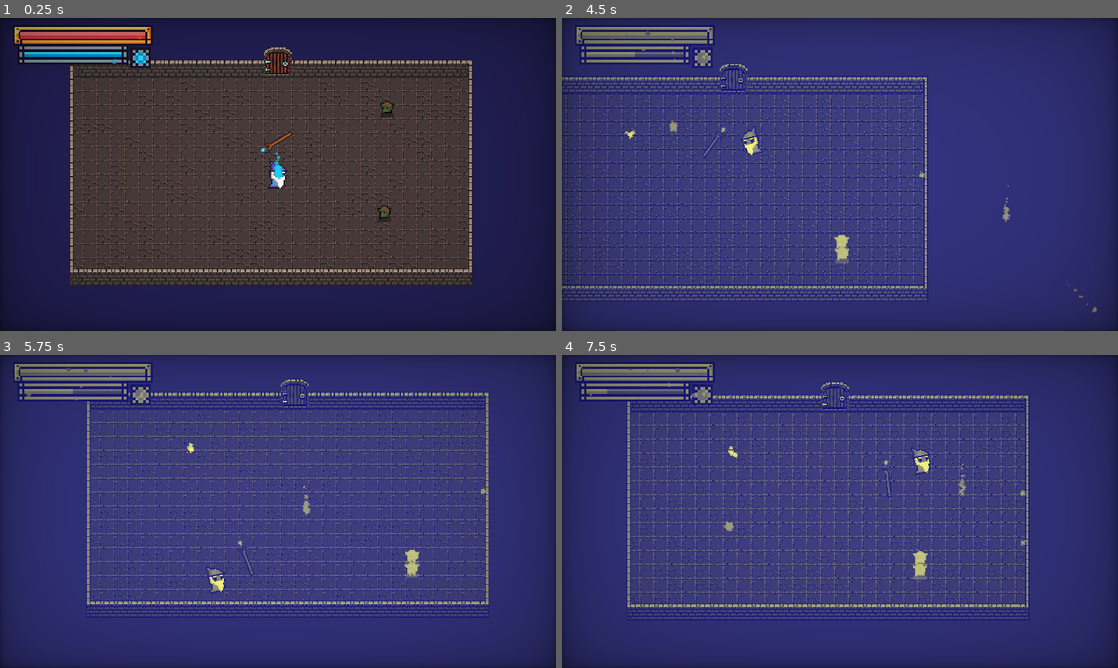
Above: before the commit, frames 1-4 (two rows, left to right).
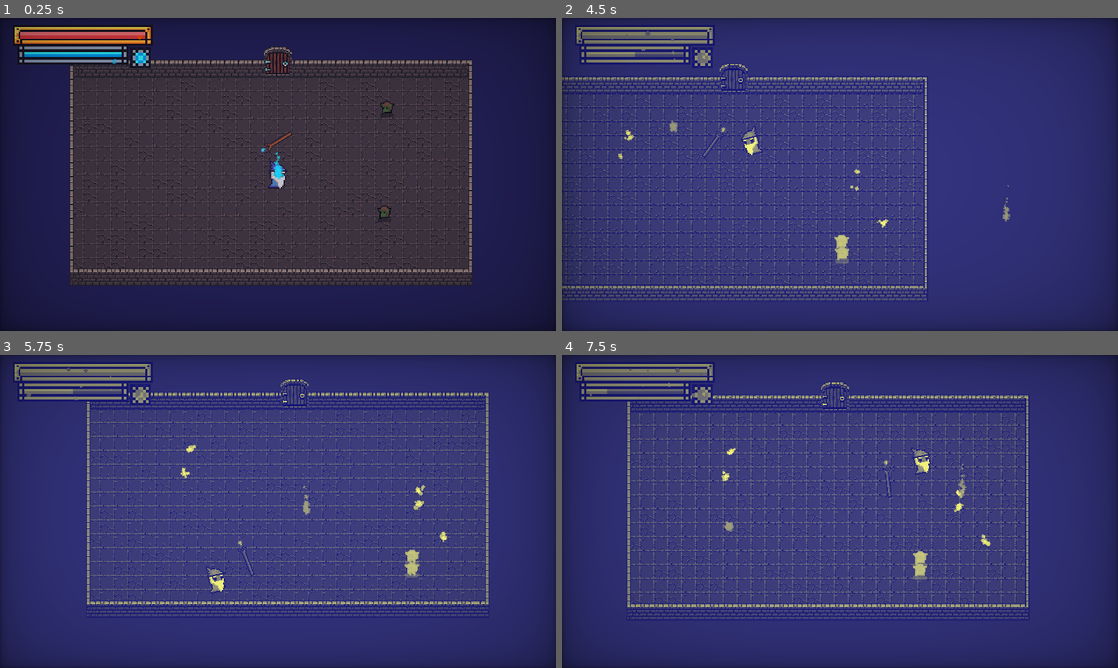
Above: after the commit, the same moments.

Repository: SasVel/WhimsicalLilMagicMan
Game: Godot game, scene res://World/Main.tscn
Same seed, same stepped clock (60 frames per second), same inputs: the game is played once before the commit and once after it.
Inputs (mouse positions are in pixels of both pictures, inside the frame that each line leads up to):
- Up to frame 1 (0.25 s): no input
- Up to frame 2 (4.5 s): move the mouse to (962, 158) at 0.52 s; hold Right (ui_right) 0.53-1.28 s; click (962, 158) at 0.6 s; move the mouse to (728, 190) at 1.27 s; hold Down (ui_down) 1.28-2.03 s; tap Space (world_change) at 1.35, 2.85, 4.35 s; move the mouse to (895, 105) at 2.02 s; hold Right (ui_right) 2.03-2.78 s; click (895, 105) at 2.1 s; move the mouse to (812, 237) at 2.77 s; hold Up (ui_up) 2.78-3.53 s; move the mouse to (1006, 221) at 3.52 s; hold Left (ui_left) from 3.53 s (still down); click (1006, 221) at 3.6 s; move the mouse to (673, 127) at 4.27 s
- Up to frame 3 (5.75 s): move the mouse to (305, 511) at 5.02 s; release Left (ui_left) at 5.03 s; hold Down (ui_down) from 5.03 s (still down); click (305, 511) at 5.1 s
- Up to frame 4 (7.5 s): move the mouse to (756, 433) at 5.77 s; release Down (ui_down) at 5.78 s; hold Right (ui_right) 5.78-6.53 s; tap Space (world_change) at 5.85, 7.35 s; move the mouse to (962, 495) at 6.52 s; hold Up (ui_up) 6.53-7.28 s; click (962, 495) at 6.6 s; move the mouse to (728, 527) at 7.27 s; hold Right (ui_right) from 7.28 s (still down)

The runs differ from the first frame. In frame 1, 1.7% of the frame differs, in the area x 12-85%, y 9-82%; in frame 2, 0.1%; in frame 3, 0.2%; in frame 4, 0.2%.

Commit message:
collisions fixed + pickups logic

Diff:
--- a/MagicBullet/MagicBullet.gd
+++ b/MagicBullet/MagicBullet.gd
@@ -13,5 +13,5 @@
 	move_and_slide()
 
 
-func _on_hurt_box_area_entered(area):
+func _on_hurt_box_body_entered(body):
 	queue_free()
--- a/MagicBullet/MagicBullet.tscn
+++ b/MagicBullet/MagicBullet.tscn
@@ -70,7 +70,7 @@
 [node name="CollisionShape2D" parent="HurtBox" index="0"]
 shape = SubResource("CircleShape2D_ubrv5")
 
-[connection signal="area_entered" from="HurtBox" to="." method="_on_hurt_box_area_entered"]
+[connection signal="body_entered" from="HurtBox" to="." method="_on_hurt_box_body_entered"]
 
 [editable path="HitBox"]
 [editable path="HurtBox"]
--- a/Player/Movement.gd
+++ b/Player/Movement.gd
@@ -84,7 +84,7 @@
 func _on_hurt_box_area_entered(area):
 	PlayerStats.health -= area.damage
 	var enemy = area.get_parent()
-	enemy.apply_central_impulse(Vector2())
+	enemy.apply_central_impulse(Vector2(enemy.directionToPlayer * -1 * 800))
 
 func on_no_health():
 	queue_free()
--- a/World/Main.tscn
+++ b/World/Main.tscn
@@ -15,6 +15,7 @@
 environment = ExtResource("1_shwuh")
 
 [node name="StartRoom" parent="." instance=ExtResource("3_gjgy4")]
+script = null
 
 [node name="Player" parent="." instance=ExtResource("2_hyuqm")]
 position = Vector2(336, 208)
@@ -34,4 +35,3 @@
 
 [node name="ManaPickup" parent="." instance=ExtResource("7_b1n6y")]
 position = Vector2(216, 143)
-collision_priority = 5.0
--- a/World/Pickups/ManaPickup.gd
+++ b/World/Pickups/ManaPickup.gd
@@ -1,4 +1,5 @@
 extends Area2D
+class_name ManaPickup
 
 @export var mana_on_pickup = 30
 
@@ -15,6 +16,6 @@
 		self.monitoring = false
 		self.visible = false
 
-func _on_area_entered(area):
+func _on_body_entered(body):
 	PlayerStats.mana += mana_on_pickup
 	queue_free()
--- a/World/Pickups/ManaPickup.tscn
+++ b/World/Pickups/ManaPickup.tscn
@@ -32,14 +32,14 @@
 
 [node name="ManaPickup" type="Area2D"]
 collision_layer = 128
-collision_mask = 2
+collision_mask = 258
 script = ExtResource("1_hibpm")
 
 [node name="ParticleEffect" parent="." instance=ExtResource("1_gxujg")]
 amount = 15
-process_material = SubResource("ParticleProcessMaterial_l2vwo")
+process_material = SubResource("ParticleProcessMaterial_qsvnr")
 
 [node name="CollisionShape2D" type="CollisionShape2D" parent="."]
 shape = SubResource("CircleShape2D_ga37f")
 
-[connection signal="area_entered" from="." to="." method="_on_area_entered"]
+[connection signal="body_entered" from="." to="." method="_on_body_entered"]
--- /dev/null
+++ b/World/Pickups/PickupsSpawner.gd
@@ -0,0 +1,21 @@
+extends Node2D
+
+@onready var ManaPickup = preload("res://World/Pickups/ManaPickup.tscn")
+@onready var spawnArea = $SpawnArea
+@onready var spawnShape = $SpawnArea/CollisionShape2D
+@export var pickupCount = 5
+
+func _on_pickups_timer_timeout():
+	var pickups = spawnArea.get_overlapping_areas()
+	var spawnSize = spawnShape.shape.size
+
+	if pickups.size() < pickupCount:
+		var randGlPosInShape = get_random_global_vec_in_size(spawnShape.global_position, spawnSize)
+		var manaPickup = ManaPickup.instantiate()
+		manaPickup.global_position = randGlPosInShape
+		get_tree().get_root().add_child(manaPickup)
+
+func get_random_global_vec_in_size(shapePos, shapeSize):
+	var randVec = Vector2(randi_range(0, shapeSize.x), randi_range(0, shapeSize.y))
+	var randGlPosInShape = shapePos / 2 + randVec
+	return randGlPosInShape
--- /dev/null
+++ b/World/Pickups/PickupsSpawner.tscn
@@ -0,0 +1,17 @@
+[gd_scene load_steps=2 format=3 uid="uid://5g1ftmb6gpuc"]
+
+[ext_resource type="Script" path="res://World/Pickups/PickupsSpawner.gd" id="1_bgs5c"]
+
+[node name="PickupsSpawner" type="Node2D"]
+script = ExtResource("1_bgs5c")
+
+[node name="PickupsTimer" type="Timer" parent="."]
+autostart = true
+
+[node name="SpawnArea" type="Area2D" parent="."]
+collision_layer = 256
+collision_mask = 128
+
+[node name="CollisionShape2D" type="CollisionShape2D" parent="SpawnArea"]
+
+[connection signal="timeout" from="PickupsTimer" to="." method="_on_pickups_timer_timeout"]
--- a/World/Rooms/RoomFog.gd
+++ b/World/Rooms/RoomFog.gd
@@ -1,17 +1,17 @@
 extends ColorRect
 
-var clearFog = false
+var clearFog = true
 
 func _process(delta):
 	if clearFog:
 		if self.color.a > 0:
 			clear_fog()
 	else:
-		if self.color.a < 255:
+		if self.color.a < 1:
 			bring_fog()
 
 func clear_fog():
-	self.color.a -= 10
+	self.color.a -= 0.05
 
 func bring_fog():
-	self.color.a += 10
+	self.color.a += 0.05
--- /dev/null
+++ b/World/Rooms/RoomTemplate.gd
@@ -0,0 +1 @@
+extends Node2D
--- a/World/Rooms/RoomTemplate.tscn
+++ b/World/Rooms/RoomTemplate.tscn
@@ -1,12 +1,23 @@
-[gd_scene load_steps=3 format=3 uid="uid://cr45a0txntyhl"]
+[gd_scene load_steps=5 format=3 uid="uid://cr45a0txntyhl"]
 
 [ext_resource type="PackedScene" uid="uid://cw0kpwwysqsv4" path="res://World/Rooms/RoomFog.tscn" id="1_3b8nn"]
+[ext_resource type="Script" path="res://World/Rooms/RoomTemplate.gd" id="1_n05fl"]
 [ext_resource type="PackedScene" uid="uid://cxx55nxd0bxfl" path="res://World/Tiles/RoomTiles.tscn" id="1_xhcmm"]
+[ext_resource type="PackedScene" uid="uid://5g1ftmb6gpuc" path="res://World/Pickups/PickupsSpawner.tscn" id="3_7144p"]
 
 [node name="RoomTemplate" type="Node2D"]
+script = ExtResource("1_n05fl")
 metadata/_edit_horizontal_guides_ = [352.0, 16.0, 160.0, 192.0]
 metadata/_edit_vertical_guides_ = [640.0, 16.0, 320.0, 352.0]
 
-[node name="RoomFog" parent="." instance=ExtResource("1_3b8nn")]
+[node name="RoomTiles" parent="." instance=ExtResource("1_xhcmm")]
 
-[node name="RoomTiles" parent="." instance=ExtResource("1_xhcmm")]
+[node name="PickupsSpawner" parent="." instance=ExtResource("3_7144p")]
+position = Vector2(336, 176)
+
+[node name="FogLayer" type="CanvasLayer" parent="."]
+layer = 8
+
+[node name="RoomFog" parent="FogLayer" instance=ExtResource("1_3b8nn")]
+
+[editable path="PickupsSpawner"]
--- a/World/Rooms/StartRoom.tscn
+++ b/World/Rooms/StartRoom.tscn
@@ -1,10 +1,19 @@
-[gd_scene load_steps=2 format=3 uid="uid://cft5rctwc3rus"]
+[gd_scene load_steps=3 format=3 uid="uid://cft5rctwc3rus"]
 
 [ext_resource type="PackedScene" uid="uid://cr45a0txntyhl" path="res://World/Rooms/RoomTemplate.tscn" id="1_i1m3r"]
 
+[sub_resource type="RectangleShape2D" id="RectangleShape2D_b3j0r"]
+size = Vector2(432, 192)
+
 [node name="StartRoom" instance=ExtResource("1_i1m3r")]
 
-[node name="RoomTiles" parent="." index="1"]
+[node name="RoomTiles" parent="." index="0"]
 layer_0/tile_data = PackedInt32Array(393222, 131072, 5, 458758, 196608, 4, 524294, 65536, 4, 589830, 131072, 4, 655366, …(7666 unchanged characters)…
 layer_1/tile_data = PackedInt32Array(327714, 196608, 15, 327713, 131072, 1, 327712, 131072, 1, 327711, 131072, 1, 32771 …(1051 unchanged characters)…
 layer_2/tile_data = PackedInt32Array(1245218, 196608, 14, 1179682, 0, 13, 1114146, 0, 13, 1048610, 0, 13, 983074, 0, 13 …(9241 unchanged characters)…
+
+[node name="CollisionShape2D" parent="PickupsSpawner/SpawnArea" index="0"]
+position = Vector2(-8, 32)
+shape = SubResource("RectangleShape2D_b3j0r")
+
+[editable path="PickupsSpawner"]
--- a/World/Tiles/RoomTiles.tscn
+++ b/World/Tiles/RoomTiles.tscn
@@ -1109,7 +1109,7 @@
 
 [sub_resource type="TileSet" id="TileSet_d70ob"]
 physics_layer_0/collision_layer = 1
-physics_layer_0/collision_mask = 0
+physics_layer_0/collision_mask = 64
 terrain_set_0/mode = 0
 terrain_set_0/terrain_0/name = "Walls outer"
 terrain_set_0/terrain_0/color = Color(0.219608, 0.423529, 1, 1)
Not shown: 3 places in UI/StatsUI/StatsUI.tscn that only renumber resources
Not shown: 1 places in World/Pickups/ManaPickup.tscn that only renumber resources
